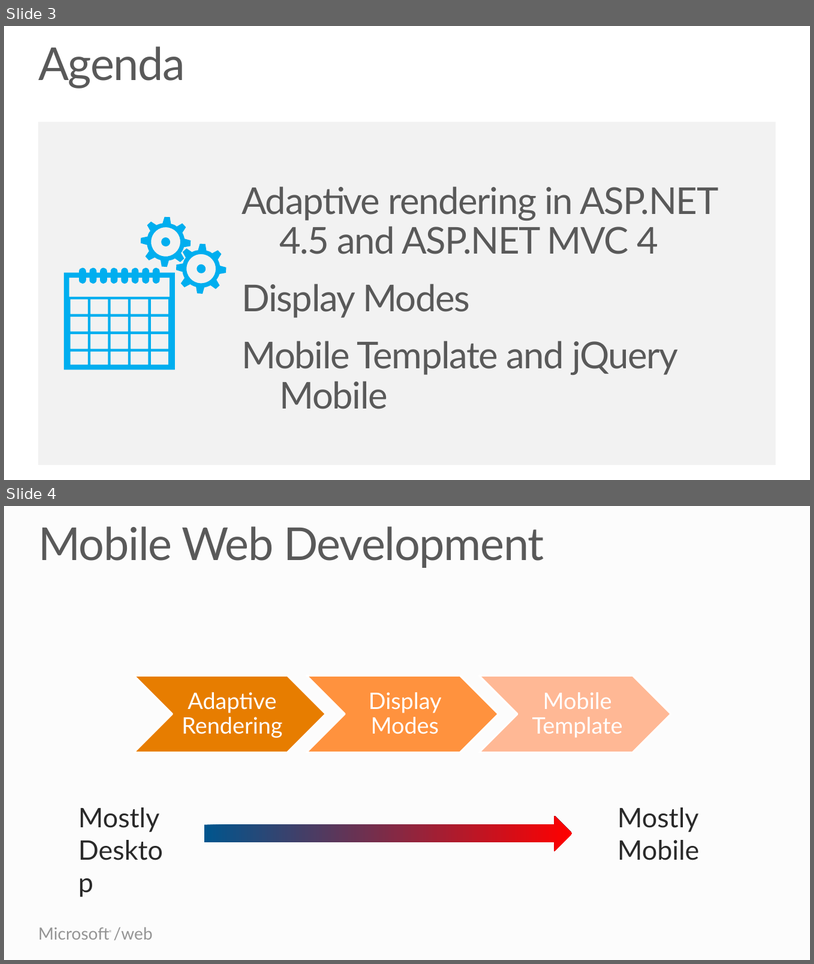
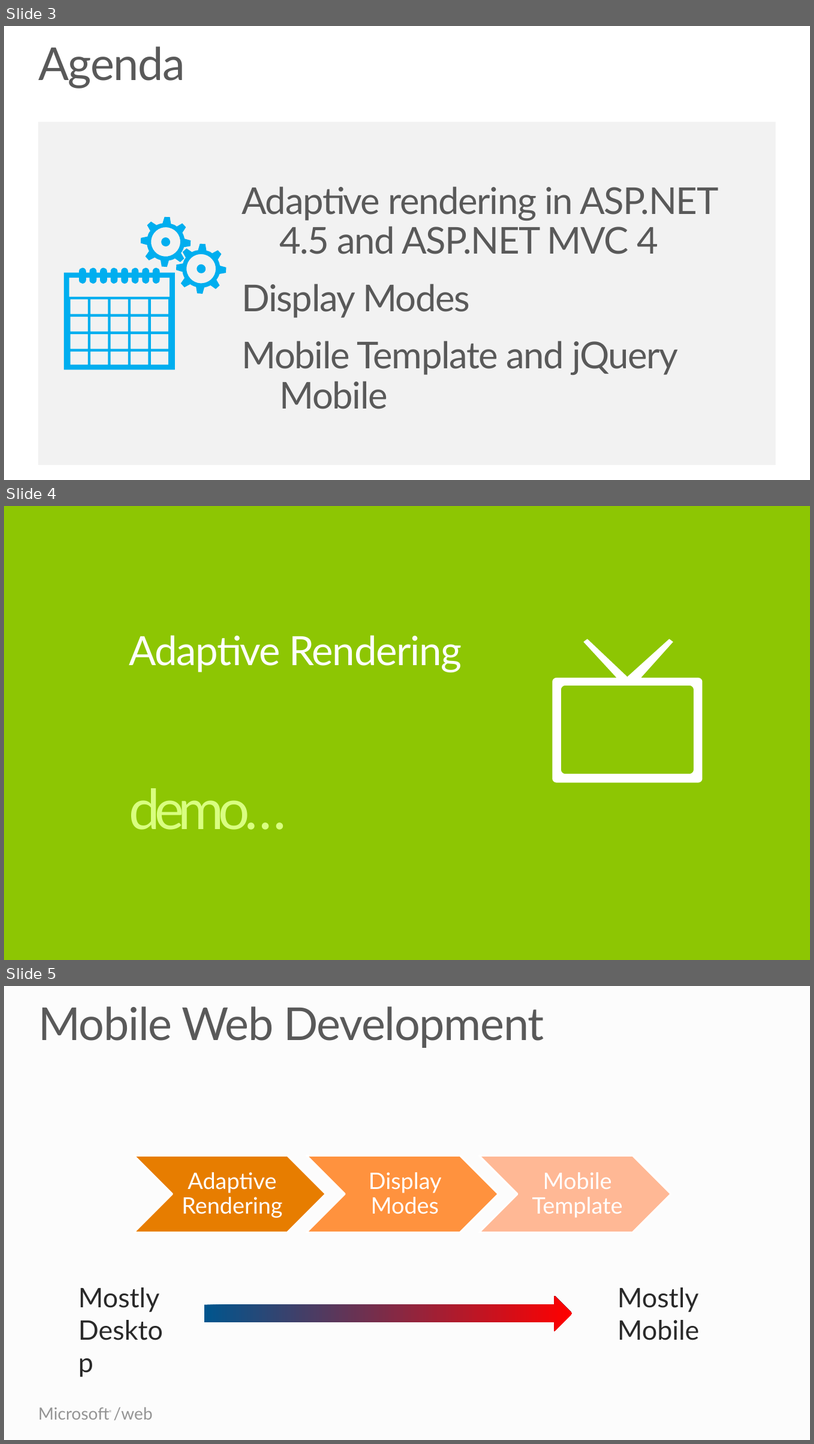
Before and after one commit to Microsoft-Web/PRESENTATION-BuildingForTheMobileWeb, a slide deck: BuildingForTheMobileWeb.pptx. Shown one above the other, each under a label of ours: slides 3 and 4 before the commit, slides 3, 4 and 5 after it. The pictures are 814x964 and 814x1444 pixels, drawn with LibreOffice and Linux fonts; fonts in the diff are those of the drawing. Boxes give left, top, right and bottom in pixels: in the first picture for what was removed or moved away, otherwise in the second. Text is boxed around its words. In the diff, an @@ line names an element or a change of style, - is before the commit and + after.

Commit message:
Slide updates

```diff
--- a/BuildingForTheMobileWeb.pptx
+++ b/BuildingForTheMobileWeb.pptx
@@ slide 4 added at <box>4,506,810,960</box>, background #8CC600 @@
@@ title added at <box>129,635,462,673</box>, 48 pt, text #FFFFFF at 98% opacity @@
+Adaptive Rendering
@@ freeform shape added at <box>552,639,703,783</box>, fill #FFFFFF @@
@@ text added at <box>129,788,286,829</box>, 66 pt, text #DAFF82 @@
+demo…
@@ what was slide 4 is now slide 5 @@
```
Also in this commit, not shown: 3 other slides added.
